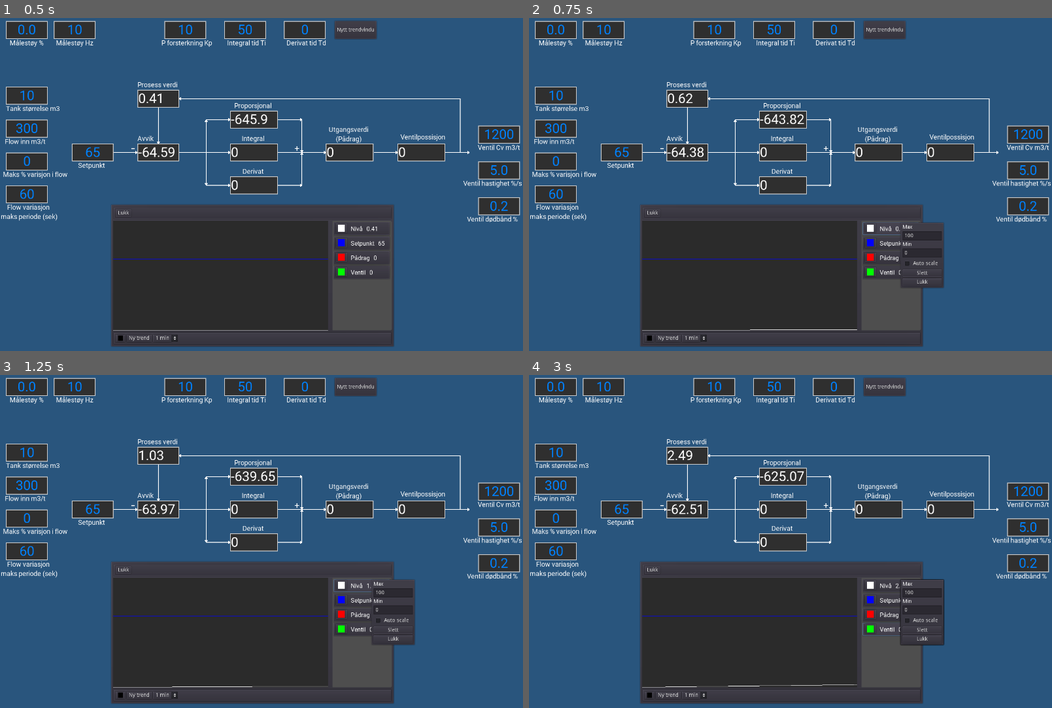
Above: before the commit, frames 1-4 (two rows, left to right).
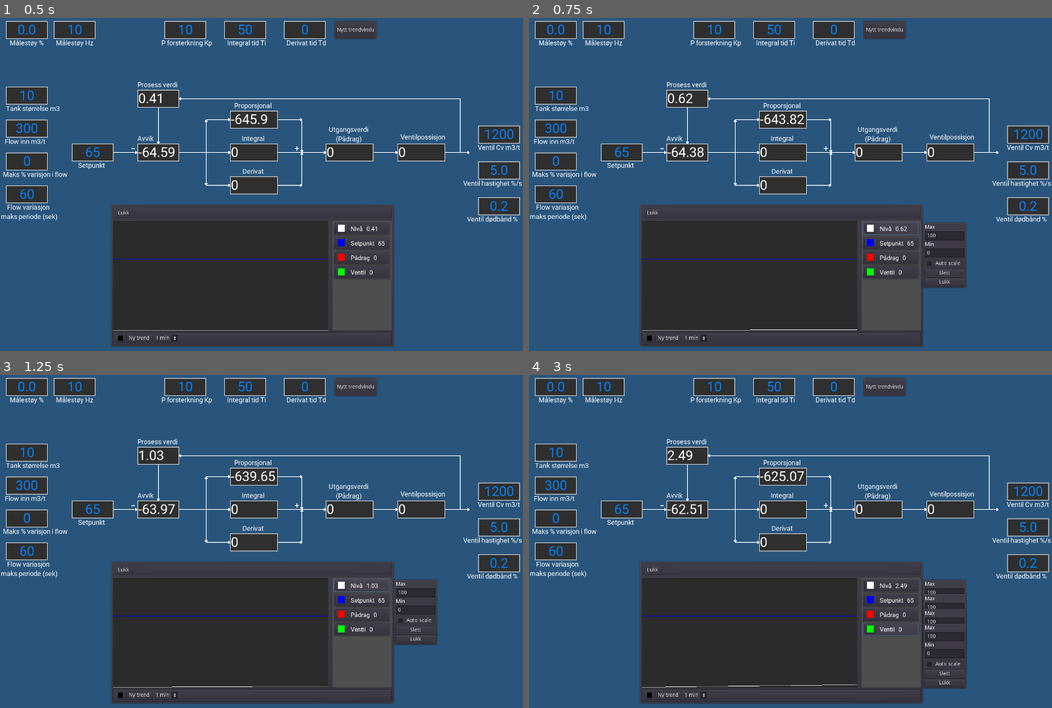
Above: after the commit, the same moments.

Repository: Keroflux/PIDsimulator
Game: Godot game, scene res://PIDsim.tscn
Same seed, same stepped clock (60 frames per second), same inputs: the game is played once before the commit and once after it.
Inputs (mouse positions are in pixels of both pictures, inside the frame that each line leads up to):
- Up to frame 1 (0.5 s): no input
- Up to frame 2 (0.75 s): click (889, 227) at 0.5 s
- Up to frame 3 (1.25 s): no input
- Up to frame 4 (3 s): click (889, 601) at 1.27 s; click (889, 614) at 2.02 s; click (889, 628) at 2.77 s

Frame 1 is identical in both runs. In frame 2, 1.2% of the frame differs, in the area x 71-84%, y 61-82%; in frame 3, 1.2%; in frame 4, 2.4%, in the area x 70-84%, y 61-95%.

Commit message:
Fix position

Diff:
--- a/TrendLabel.gd
+++ b/TrendLabel.gd
@@ -15,6 +15,8 @@
 
 func _on_Button_pressed() -> void:
 	$Config.show()
+	$Config.rect_global_position = rect_global_position
+	$Config.rect_global_position.x += rect_size.x + 10
 
 
 func _on_Lukk_pressed() -> void:
